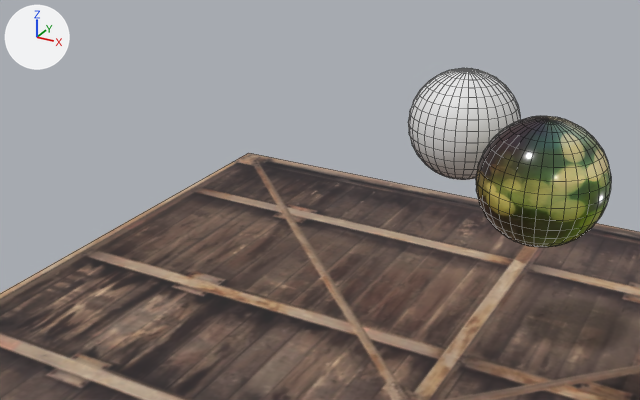
Renders of the Blender file assets/sphere.blend from each side of a commit.
The view is the same before and after, from a 50 mm lens placed at (5.06, -12.57, 10.17), pointed at (-1.13, -1.32, 4.55). The axes (+X, +Y, +Z) are drawn at upper left. The lights are the same throughout. Mesh edges are drawn as thin lines.
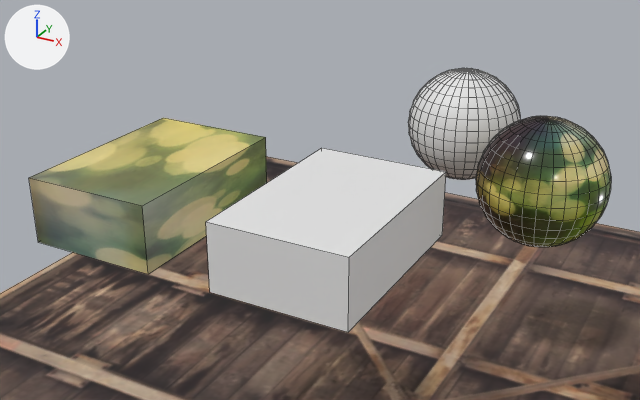
Boxes (x1, y1, x2, y2) around the edits, measured in the pictures (640 x 400 px):
'Cube', added: after (206, 148, 446, 332)
'Cube.001', added: after (29, 118, 267, 274)

The edits, one by one:
Mesh me_cube_001 is new.
It is a box spanning x -1.0..1.0, y -1.0..1.0, z -1.0..1.0.
It uses material mat_material_001 (picture img_square_png).
Mesh me_cube is new.
It is a box spanning x -1.0..1.0, y -1.0..1.0, z -1.0..1.0.
Object 'Cube.001' (ob_cube_001) is new; it shows me_cube_001.
Its location is (-3.0, -3.0, 5.0).
Its scale is (1.0, 1.5, 0.5).
Object 'Cube' (ob_cube) is new; it shows me_cube.
Its location is (0.0, -3.0, 5.0).
Its scale is (1.0, 1.5, 0.5).
